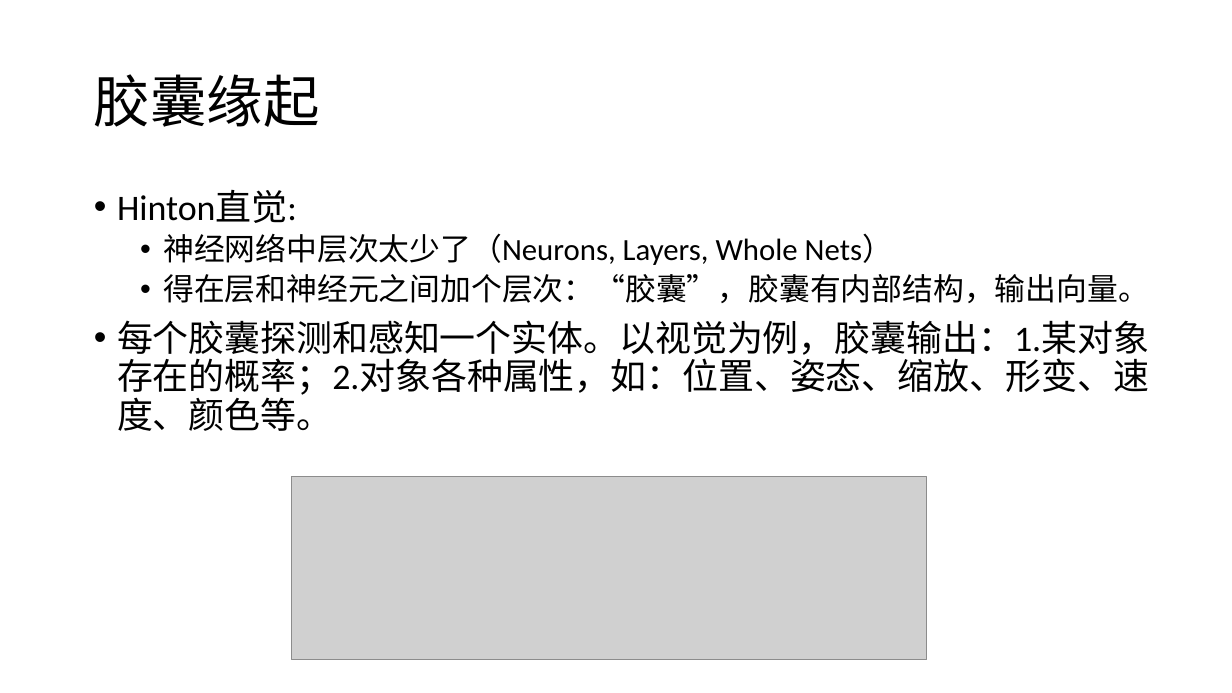
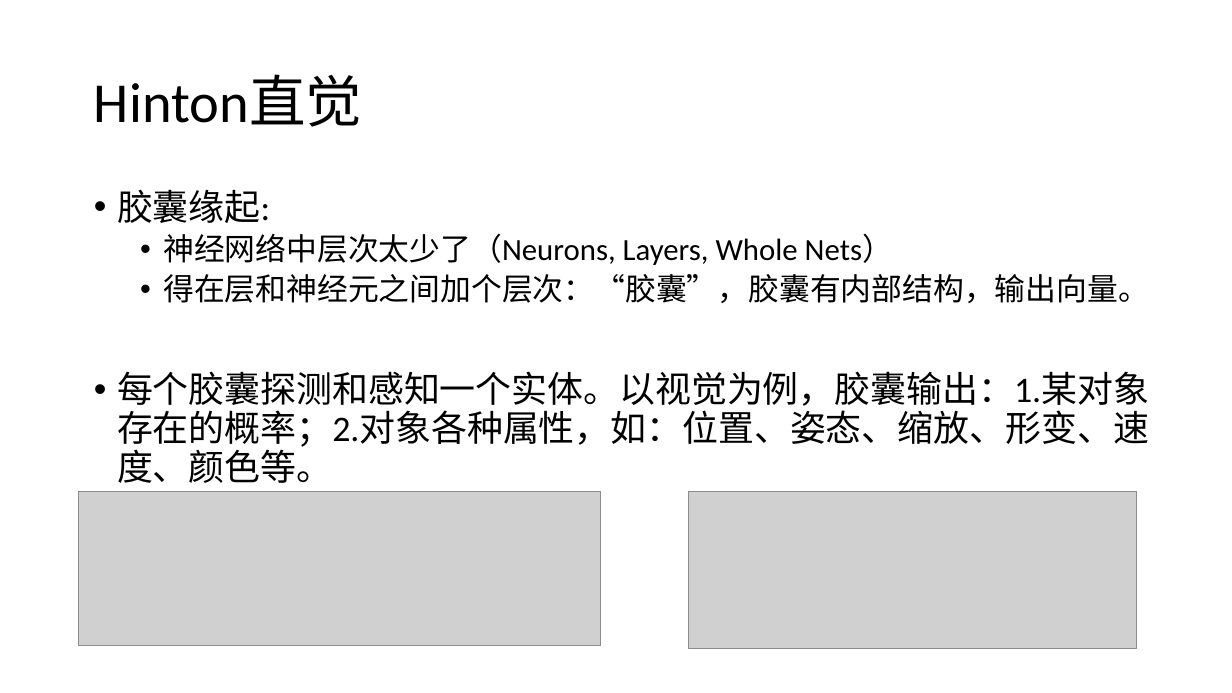
Before and after one commit to foamliu/Learning-DL, a slide deck: slide 7 of capsnet/CapsNet.pptx. Drawn at 1232x693 pixels with LibreOffice and Linux fonts; fonts in the diff are those of the drawing; grey boxes stand for pictures. Boxes give left, top, right and bottom in pixels: in the first picture for what was removed or moved away, otherwise in the second. Text is boxed around its words. In the diff, an @@ line names an element or a change of style, - is before the commit and + after.

```diff
--- a/capsnet/CapsNet.pptx
+++ b/capsnet/CapsNet.pptx
@@ title at (94, 74, 362, 127): text changed @@
-胶囊缘起
+Hinton直觉
@@ text at (117, 189, 270, 223): text changed @@
-• Hinton直觉:
+• 胶囊缘起:
@@ picture removed at (291, 476, 927, 660) @@
@@ picture added at (79, 492, 602, 645) @@
@@ picture added at (689, 492, 1137, 649) @@
```
Also in this commit, not shown: 4 other slides changed, 10 slides added, 2 slides removed, 1 other file.
